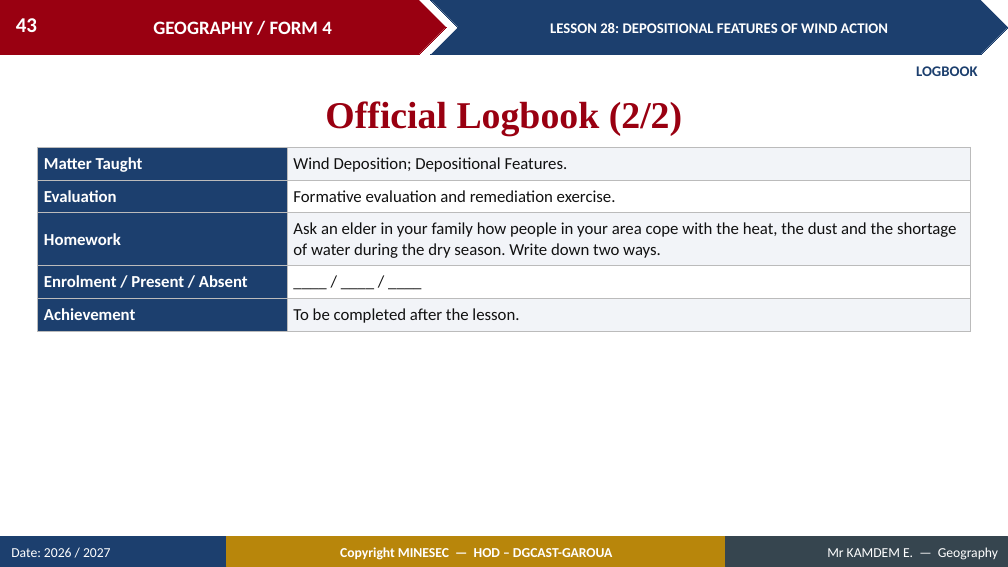
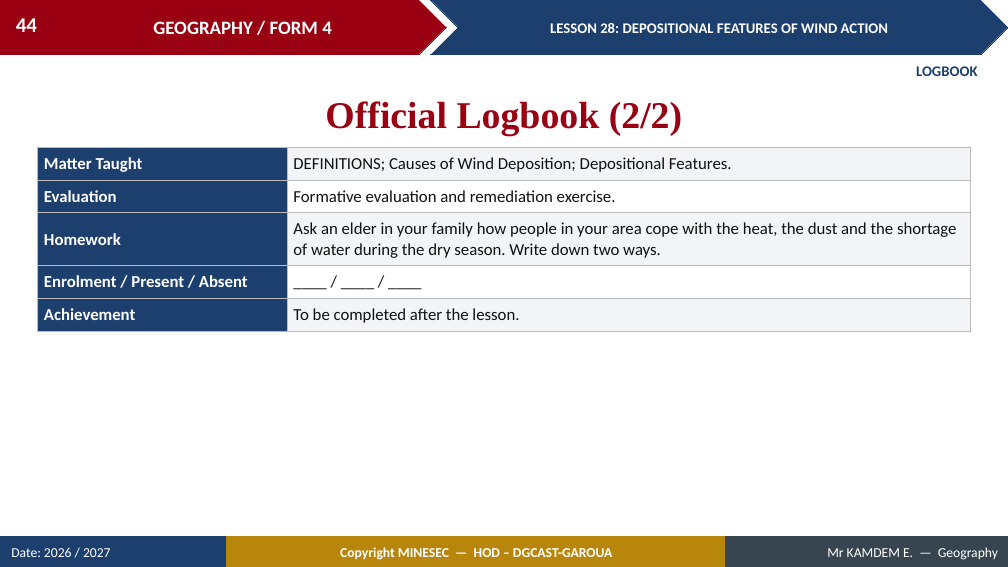
Before and after one commit to Berthautk/linea-github, a slide deck: slide 44 of lecons/F3/32_FORM4_LESSON28_Depositional_Features_Wind.pptx (slide 43 before the commit). Drawn at 1008x567 pixels with LibreOffice and Linux fonts; fonts in the diff are those of the drawing. Boxes give left, top, right and bottom in pixels: in the first picture for what was removed or moved away, otherwise in the second. Text is boxed around its words. In the diff, an @@ line names an element or a change of style, - is before the commit and + after.

```diff
--- a/lecons/F3/32_FORM4_LESSON28_Depositional_Features_Wind.pptx
+++ b/lecons/F3/32_FORM4_LESSON28_Depositional_Features_Wind.pptx
@@ page number at (16, 18, 37, 32): text changed @@
-43
+44
@@ table at (38, 147, 970, 327) @@
-row 1, column 2: Wind Deposition; Depositional Features.
+row 1, column 2: DEFINITIONS; Causes of Wind Deposition; Depositional Features.
```
Also in this commit, not shown: 2 other slides changed, 1 slide added, 2 other files.
